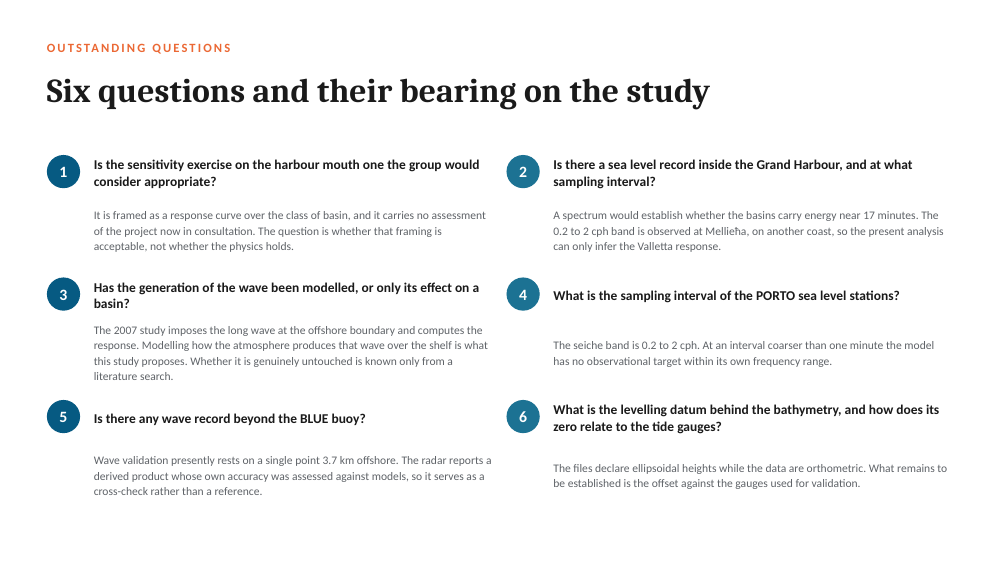
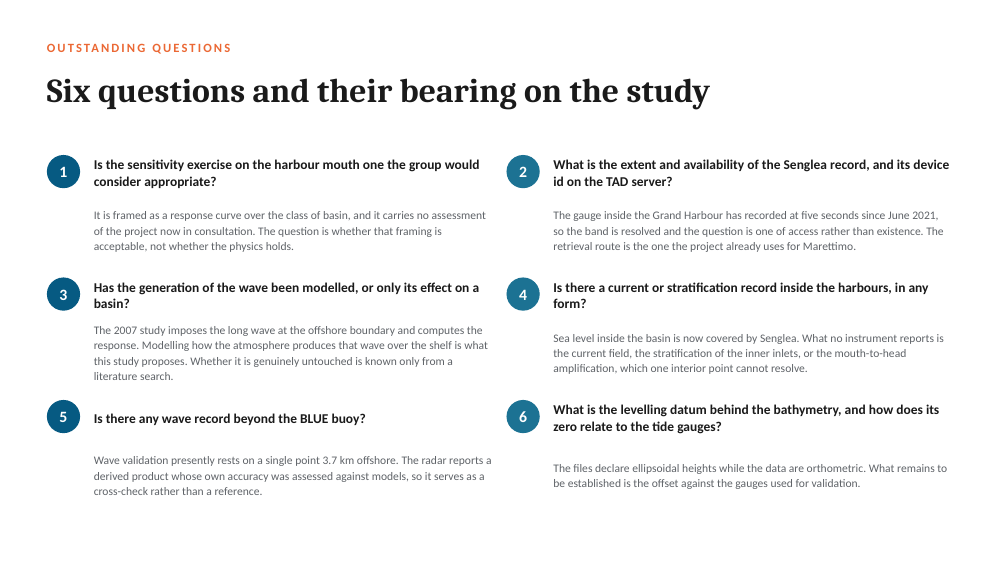
Before and after one commit to cicero-martins/MaltaDT, a slide deck: slide 12 of docs/valletta_model_concept_2026-09-25.pptx. Drawn at 1008x567 pixels with LibreOffice and Linux fonts; fonts in the diff are those of the drawing. Boxes give left, top, right and bottom in pixels: in the first picture for what was removed or moved away, otherwise in the second. Text is boxed around its words. In the diff, an @@ line names an element or a change of style, - is before the commit and + after.

Commit message:
fix(observations): there is a sea level gauge inside the Grand Harbour
Senglea. An IDSL radar gauge deployed June 2021, transmitting at 5 s to the
University of Malta and to the JRC TAD server, on the peninsula between
Dockyard Creek and French Creek. Delimara and the Marsaxlokk breakwater were
added in March 2021 by the same programme.

The claim it replaces, that no station lay inside the Valletta basins, was
inferred from the group's 2018 design report, which describes the sea level
network as PortoMaso built with Marsaxlokk and Mgarr planned. That report
predates all three deployments. The document was not wrong; reading an
operational network out of a dated design document was. The discrepancy was
visible all along, in that the group publishes four sea level stations against
the one built and two planned in the report.

What follows. The seiche climatology of Valletta is computed from an interior
record rather than inferred from a band observed at Mellieha on another coast,
which removes a real defect in the analysis. Senglea against Portomaso makes
the amplification between the open coast and the harbour interior an observed
quantity at one point. The sampling-interval risk is retired, 5 s exceeding
what the 0.2 to 2 cph band needs by orders of magnitude. The interior gap that
remains is currents and stratification.

The retrieval route is the JRC TAD server, already used for Marettimo device
658. The Senglea device id is not established, the device-list endpoints
returning 400 to every parameter form tried, and is added to the questions.

Deck rebuilt, thirteen slides, zero items to inspect.

```diff
--- a/docs/valletta_model_concept_2026-09-25.pptx
+++ b/docs/valletta_model_concept_2026-09-25.pptx
@@ text at bbox=[553, 159, 949, 186]: text changed @@
-Is there a sea level record inside the Grand Harbour, and at what sampling interval?
+What is the extent and availability of the Senglea record, and its device id on the TAD server?
@@ text at bbox=[553, 211, 943, 252]: text changed @@
-A spectrum would establish whether the basins carry energy near 17 minutes. The 0.2 to 2 cph band is observed at Mellieħa, on another coast, so the present analysis can only infer the Valletta response.
+The gauge inside the Grand Harbour has recorded at five seconds since June 2021, so the band is resolved and the question is one of access rather than existence. The retrieval route is the one the project already uses for Marettimo.
@@ text at bbox=[553, 282, 929, 308]: text changed @@
-What is the sampling interval of the PORTO sea level stations?
+Is there a current or stratification record inside the harbours, in any form?
@@ text at bbox=[553, 334, 944, 374]: text changed @@
-The seiche band is 0.2 to 2 cph. At an interval coarser than one minute the model has no observational target within its own frequency range.
+Sea level inside the basin is now covered by Senglea. What no instrument reports is the current field, the stratification of the inner inlets, or the mouth-to-head amplification, which one interior point cannot resolve.
```
Also in this commit, not shown: 1 other slide changed, 5 other files.
